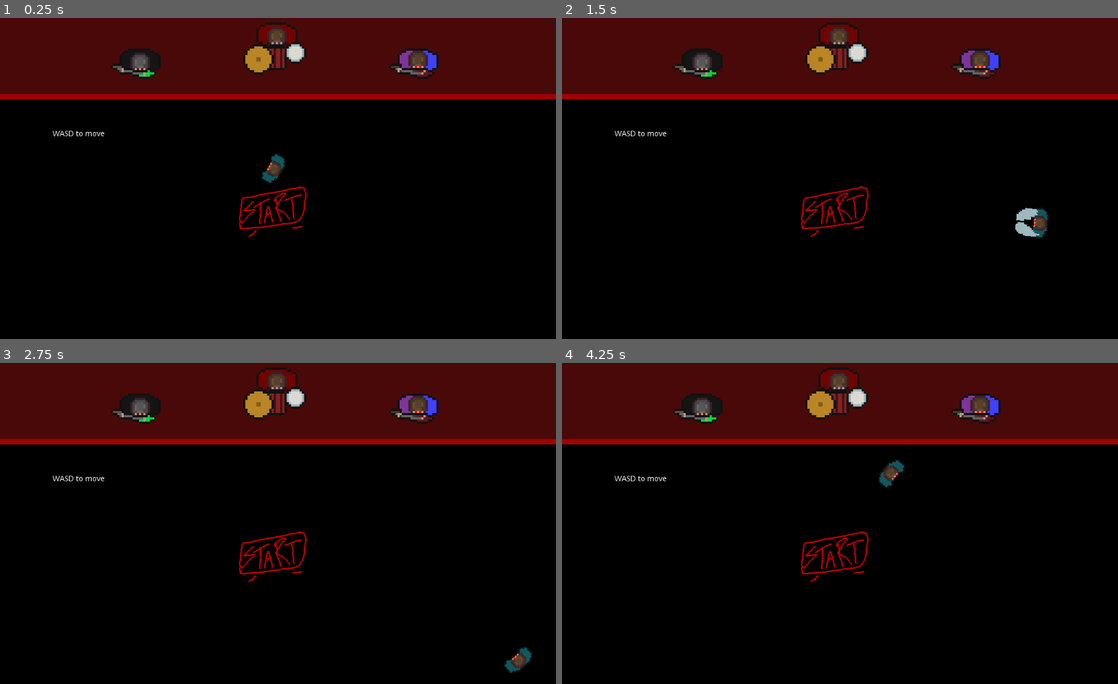
Above: before the commit, frames 1-4 (two rows, left to right).
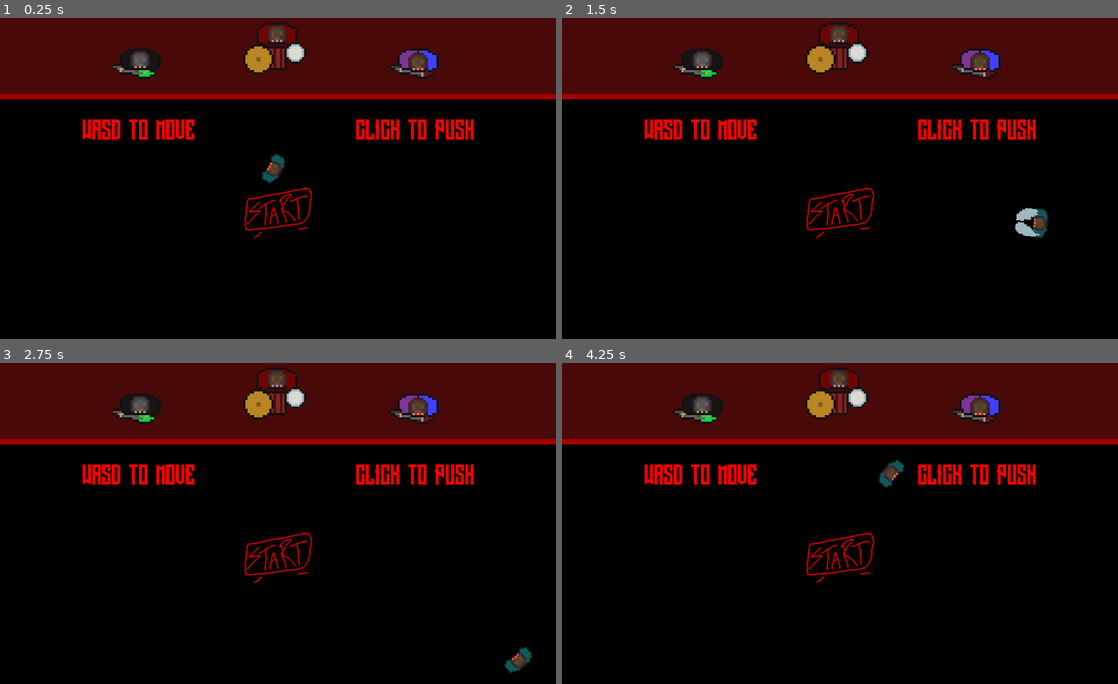
Above: after the commit, the same moments.

Repository: noofster/diyethix
Game: Godot game, scene res://MainMenu.tscn
Same seed, same stepped clock (60 frames per second), same inputs: the game is played once before the commit and once after it. Sound files missing from this copy of the repository are replaced by a short silence.
Inputs (mouse positions are in pixels of both pictures, inside the frame that each line leads up to):
- Up to frame 1 (0.25 s): no input
- Up to frame 2 (1.5 s): tap Enter at 0.5, 1.25 s; move the mouse to (962, 159) at 0.52 s; hold D (right) 0.53-1.28 s; tap Space (push) at 0.6, 1.35 s; move the mouse to (728, 191) at 1.27 s; hold S (down) from 1.28 s (still down)
- Up to frame 3 (2.75 s): tap Enter at 2 s; move the mouse to (333, 449) at 2.02 s; release S (down) at 2.03 s; hold D (right) from 2.03 s (still down); tap Space (push) at 2.1 s
- Up to frame 4 (4.25 s): tap Enter at 2.75, 3.5 s; move the mouse to (812, 587) at 2.77 s; release D (right) at 2.78 s; hold W (up) 2.78-3.53 s; tap Space (push) at 2.85, 3.6 s; move the mouse to (1006, 571) at 3.52 s; hold A (left) from 3.53 s (still down)

The runs differ from the first frame. In frame 1, 2.8% of the frame differs, in the area x 9-86%, y 2-69%; in frame 2, 2.8%; in frame 3, 2.8%; in frame 4, 2.8%.

Commit message:
some updates

Diff:
--- /dev/null
+++ b/CircleEnemy.tscn
@@ -0,0 +1,11 @@
+[gd_scene load_steps=3 format=2]
+
+[ext_resource path="res://circle_enemy.gd" type="Script" id=1]
+[ext_resource path="res://Guitarguy .png" type="Texture" id=2]
+
+[node name="Node2D" type="Node2D"]
+script = ExtResource( 1 )
+
+[node name="Sprite" type="Sprite" parent="."]
+texture = ExtResource( 2 )
+hframes = 2
--- a/EnemyManager.gd
+++ b/EnemyManager.gd
@@ -7,13 +7,18 @@
 
 var enemy = preload ("res://enemy.tscn")
 signal enemy_death
+var circle_mob_leader = preload("res://CircleEnemy.tscn")
 # Called when the node enters the scene tree for the first time.
 func _ready():
+	var leader = circle_mob_leader.instance()
+	add_child(leader)
+	leader.position = Vector2(500,500)
 	for n in 100:
 		var e = enemy.instance()
+		#e.position =  (Vector2(512,200))
 		e.connect("enemy_death", self, "_enemy_death")
-		add_child(e)
-		print(n)
+		#add_child(e)
+
 	pass # Replace with function body.
 
 func _enemy_death():
--- a/EnemySpawner.gd
+++ b/GameTimer.gd
@@ -1,23 +1,18 @@
-extends Node
+extends Timer
 
 
 # Declare member variables here. Examples:
 # var a = 2
 # var b = "text"
 
-var enemy = preload ("res://enemy.tscn")
-
 # Called when the node enters the scene tree for the first time.
 func _ready():
-	for n in 100:
-		var e = enemy.instance()
-		enemy.connect("")
-		add_child(e)
-		print(n)
-
+	connect("timeout", self, "_timeout")
+	start()
 	pass # Replace with function body.
 
-
+func _timeout():
+	get_tree().change_scene("res://MainMenu.tscn")
 # Called every frame. 'delta' is the elapsed time since the previous frame.
 #func _process(delta):
 #	pass
--- a/MainMenu.tscn
+++ b/MainMenu.tscn
@@ -11,6 +11,7 @@
 [ext_resource path="res://trash_transition.wav" type="AudioStream" id=9]
 [ext_resource path="res://AudioManager.gd" type="Script" id=10]
 [ext_resource path="res://thrasherintro.wav" type="AudioStream" id=11]
+[ext_resource path="res://LongShot-Gp2m.ttf" type="DynamicFontData" id=12]
 
 [sub_resource type="RectangleShape2D" id=14]
 extents = Vector2( 14, 25.5 )
@@ -66,6 +67,14 @@
 [sub_resource type="RectangleShape2D" id=18]
 extents = Vector2( 63, 39.5 )
 
+[sub_resource type="DynamicFont" id=19]
+size = 48
+extra_spacing_space = 4
+font_data = ExtResource( 12 )
+
+[sub_resource type="Theme" id=20]
+default_font = SubResource( 19 )
+
 [node name="Node2D" type="Node2D"]
 
 [node name="ColorRect" type="ColorRect" parent="."]
@@ -126,7 +135,7 @@
 [node name="Bounds" type="StaticBody2D" parent="."]
 
 [node name="CollisionShape2D" type="CollisionShape2D" parent="Bounds"]
-position = Vector2( -447, 358 )
+position = Vector2( -440, 358 )
 shape = SubResource( 16 )
 
 [node name="CollisionShape2D2" type="CollisionShape2D" parent="Bounds"]
@@ -146,6 +155,7 @@
 scale = Vector2( 4, 4 )
 frames = SubResource( 17 )
 animation = "drummer"
+frame = 1
 playing = true
 
 [node name="AnimatedSprite2" type="AnimatedSprite" parent="."]
@@ -153,6 +163,7 @@
 scale = Vector2( 4, 4 )
 frames = SubResource( 17 )
 animation = "bass"
+frame = 1
 playing = true
 
 [node name="AnimatedSprite3" type="AnimatedSprite" parent="."]
@@ -160,11 +171,10 @@
 scale = Vector2( 4, 4 )
 frames = SubResource( 17 )
 animation = "guitar"
-frame = 1
 playing = true
 
 [node name="StartButton" type="Sprite" parent="."]
-position = Vector2( 502, 366 )
+position = Vector2( 512, 368 )
 texture = ExtResource( 7 )
 hframes = 2
 frame = 1
@@ -184,8 +194,20 @@
 stream = ExtResource( 9 )
 
 [node name="RichTextLabel" type="RichTextLabel" parent="."]
-margin_left = 97.0
-margin_top = 215.0
-margin_right = 312.0
-margin_bottom = 266.0
-text = "WASD to move"
+margin_left = 152.0
+margin_top = 192.0
+margin_right = 447.0
+margin_bottom = 292.0
+theme = SubResource( 20 )
+custom_colors/default_color = Color( 1, 0, 0, 1 )
+bbcode_text = "WASD TO MOVE"
+text = "WASD TO MOVE"
+
+[node name="RichTextLabel2" type="RichTextLabel" parent="."]
+margin_left = 656.0
+margin_top = 192.0
+margin_right = 951.0
+margin_bottom = 292.0
+theme = SubResource( 20 )
+custom_colors/default_color = Color( 1, 0, 0, 1 )
+text = "CLICK TO PUSH"
--- a/StartArea.gd
+++ b/StartArea.gd
@@ -8,15 +8,15 @@
 
 # Called when the node enters the scene tree for the first time.
 func _ready():
-	connect("area_entered",self,"_area_entered")
-	connect("area_exited",self,"_area_exited")
+	connect("body_entered",self,"_body_entered")
+	connect("body_exited",self,"_body_exited")
 	pass # Replace with function body.
 
-func _area_entered(area):
-	area.get_parent().set_can_start()
+func _body_entered(body):
+	body.set_can_start()
 	get_parent().frame=0
-func _area_exited(area):
-	area.get_parent().set_can_start()
+func _body_exited(body):
+	body.set_can_start()
 	get_parent().frame=1
 # Called every frame. 'delta' is the elapsed time since the previous frame.
 #func _process(delta):
--- /dev/null
+++ b/circle_enemy.gd
@@ -0,0 +1,12 @@
+extends Node2D
+
+var speed = 5  # rotation speed (in radians)
+var radius = 120  # desired orbit radius
+var d = 0.0
+func _ready():
+	$Sprite.position = Vector2(radius, 0) # desired orbit radius
+	pass
+
+func _process(delta):
+	d +=delta
+	position = Vector2(sin(d*speed)*radius,cos(d*speed)*radius)+Vector2(400,400)
--- a/enemy.gd
+++ b/enemy.gd
@@ -1,6 +1,7 @@
 extends RigidBody2D
 
 export var particle : PackedScene
+export var point : PackedScene
 onready var explosionSound = $ExplosionSound
 signal enemy_death
 # Declare member variables here. Examples:
@@ -8,7 +9,6 @@
 # var b = "text"
 onready var collider = get_node("CollisionShape2D");
 func _ready():
-	print("working")
 	contact_monitor = true
 	contacts_reported = 1
 	connect("body_entered", self, "_on_bounds_enter")
--- a/enemy.tscn
+++ b/enemy.tscn
@@ -1,10 +1,11 @@
-[gd_scene load_steps=9 format=2]
+[gd_scene load_steps=10 format=2]
 
 [ext_resource path="res://Enemy1.png" type="Texture" id=1]
 [ext_resource path="res://enemy.gd" type="Script" id=2]
 [ext_resource path="res://explosion.tscn" type="PackedScene" id=3]
 [ext_resource path="res://ExplosionSound.gd" type="Script" id=4]
 [ext_resource path="res://explosion.wav" type="AudioStream" id=5]
+[ext_resource path="res://points.tscn" type="PackedScene" id=6]
 
 [sub_resource type="PhysicsMaterial" id=4]
 bounce = 0.38
@@ -30,6 +31,7 @@
 "_edit_horizontal_guides_": [ -231.0 ]
 }
 particle = ExtResource( 3 )
+point = ExtResource( 6 )
 
 [node name="CollisionShape2D" type="CollisionShape2D" parent="."]
 position = Vector2( 1.5, 1.5 )
--- /dev/null
+++ b/newtheme.tres
@@ -0,0 +1,10 @@
+[gd_resource type="Theme" load_steps=3 format=2]
+
+[ext_resource path="res://LongShot-Gp2m.ttf" type="DynamicFontData" id=1]
+
+[sub_resource type="DynamicFont" id=1]
+size = 21
+font_data = ExtResource( 1 )
+
+[resource]
+default_font = SubResource( 1 )
--- /dev/null
+++ b/oldtheme.tres
@@ -0,0 +1,10 @@
+[gd_resource type="Theme" load_steps=3 format=2]
+
+[ext_resource path="res://LongShot-Gp2m.ttf" type="DynamicFontData" id=1]
+
+[sub_resource type="DynamicFont" id=1]
+size = 47
+font_data = ExtResource( 1 )
+
+[resource]
+default_font = SubResource( 1 )
--- a/pit.tscn
+++ b/pit.tscn
@@ -10,6 +10,8 @@
 [ext_resource path="res://Drummer.png" type="Texture" id=8]
 [ext_resource path="res://Bassguy .png" type="Texture" id=9]
 [ext_resource path="res://Guitarguy .png" type="Texture" id=10]
+[ext_resource path="res://GameTimer.gd" type="Script" id=11]
+[ext_resource path="res://LongShot-Gp2m.ttf" type="DynamicFontData" id=12]
 
 [sub_resource type="RectangleShape2D" id=14]
 extents = Vector2( 14, 25.5 )
@@ -33,6 +35,13 @@
 glow_bicubic_upscale = true
 glow_high_quality = true
 
+[sub_resource type="DynamicFont" id=17]
+size = 39
+font_data = ExtResource( 12 )
+
+[sub_resource type="Theme" id=18]
+default_font = SubResource( 17 )
+
 [sub_resource type="AtlasTexture" id=10]
 atlas = ExtResource( 9 )
 region = Rect2( 0, 0, 32, 32 )
@@ -161,31 +170,39 @@
 environment = SubResource( 6 )
 
 [node name="Score" type="RichTextLabel" parent="."]
-margin_left = 869.0
-margin_top = 17.0
-margin_right = 982.0
-margin_bottom = 57.0
+margin_left = 782.0
+margin_top = 14.0
+margin_right = 947.0
+margin_bottom = 67.0
+theme = SubResource( 18 )
 text = "Score : 0"
 script = ExtResource( 4 )
 
+[node name="GameTimer" type="Timer" parent="."]
+wait_time = 20.0
+one_shot = true
+autostart = true
+script = ExtResource( 11 )
+
 [node name="AnimatedSprite" type="AnimatedSprite" parent="."]
-position = Vector2( 505, 64 )
+position = Vector2( 512, 64 )
 scale = Vector2( 4, 4 )
-frames = SubResource( 9 )
+frames = SubResource( 16 )
 animation = "drummer"
-playing = true
-
-[node name="AnimatedSprite2" type="AnimatedSprite" parent="."]
-position = Vector2( 287, 82 )
-scale = Vector2( 4, 4 )
-frames = SubResource( 9 )
-animation = "bass"
-playing = true
-
-[node name="AnimatedSprite3" type="AnimatedSprite" parent="."]
-position = Vector2( 691, 79 )
-scale = Vector2( 4, 4 )
-frames = SubResource( 9 )
-animation = "guitar"
 frame = 1
 playing = true
+
+[node name="AnimatedSprite2" type="AnimatedSprite" parent="."]
+position = Vector2( 256, 96 )
+scale = Vector2( 4, 4 )
+frames = SubResource( 16 )
+animation = "bass"
+frame = 1
+playing = true
+
+[node name="AnimatedSprite3" type="AnimatedSprite" parent="."]
+position = Vector2( 768, 96 )
+scale = Vector2( 4, 4 )
+frames = SubResource( 16 )
+animation = "guitar"
+playing = true
--- /dev/null
+++ b/points.tscn
@@ -0,0 +1,50 @@
+[gd_scene load_steps=5 format=2]
+
+[ext_resource path="res://LongShot-Gp2m.ttf" type="DynamicFontData" id=1]
+
+[sub_resource type="Animation" id=1]
+resource_name = "Points"
+length = 0.294
+tracks/0/type = "value"
+tracks/0/path = NodePath("AnimationPlayer/RichTextLabel:rect_position")
+tracks/0/interp = 1
+tracks/0/loop_wrap = true
+tracks/0/imported = false
+tracks/0/enabled = true
+tracks/0/keys = {
+"times": PoolRealArray( 0, 0.1, 0.2 ),
+"transitions": PoolRealArray( 1, 1, 1 ),
+"update": 0,
+"values": [ Vector2( 2, 2 ), Vector2( 13, -47 ), Vector2( 3, -78 ) ]
+}
+tracks/1/type = "value"
+tracks/1/path = NodePath("AnimationPlayer/RichTextLabel:custom_colors/default_color")
+tracks/1/interp = 1
+tracks/1/loop_wrap = true
+tracks/1/imported = false
+tracks/1/enabled = true
+tracks/1/keys = {
+"times": PoolRealArray( 0, 0.1, 0.2 ),
+"transitions": PoolRealArray( 1, 1, 1 ),
+"update": 1,
+"values": [ Color( 1, 1, 1, 1 ), Color( 1, 0, 0.890196, 1 ), Color( 1, 0, 0, 1 ) ]
+}
+
+[sub_resource type="DynamicFont" id=2]
+size = 28
+font_data = ExtResource( 1 )
+
+[sub_resource type="Theme" id=3]
+default_font = SubResource( 2 )
+
+[node name="AnimationPlayer" type="AnimationPlayer"]
+anims/Points = SubResource( 1 )
+
+[node name="RichTextLabel" type="RichTextLabel" parent="."]
+margin_left = 3.0
+margin_top = -78.0
+margin_right = 43.0
+margin_bottom = -38.0
+theme = SubResource( 3 )
+custom_colors/default_color = Color( 1, 0, 0, 1 )
+text = "100"
Binary file added: LongShot-Gp2m.ttf
Not shown: 1 places in MainMenu.tscn that only renumber resources
Not shown: 2 places in pit.tscn that only renumber resources
